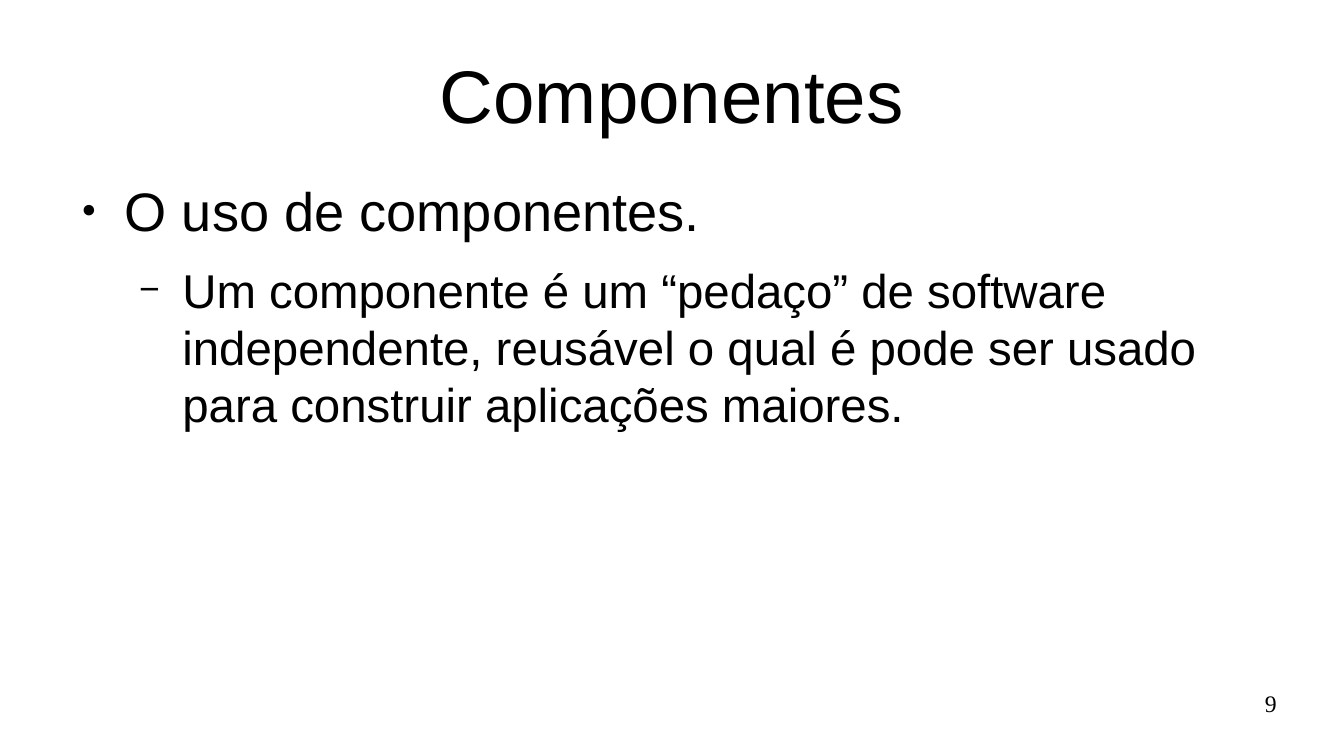
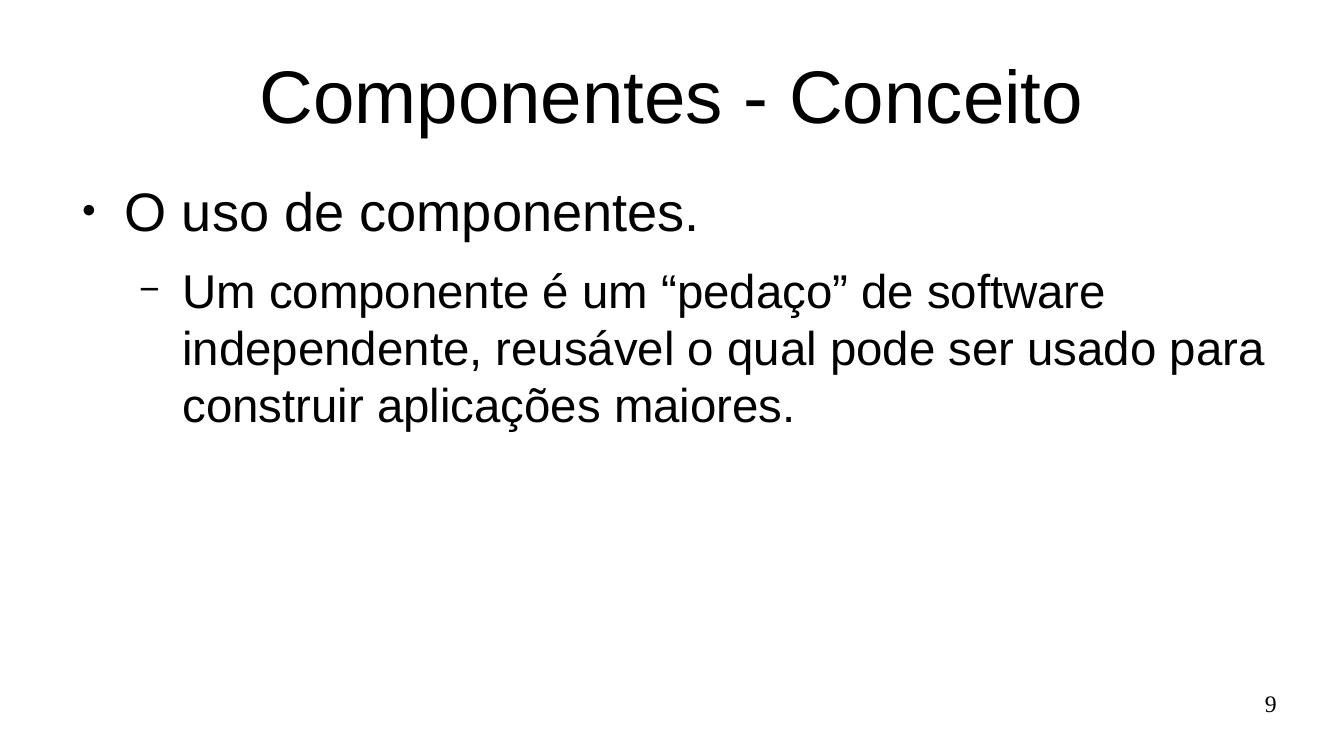
Before and after one commit to Marques-Dev/WEB_2020-1, a slide deck: slide 9 of SLIDES/aula01.odp. Drawn at 1344x756 pixels with LibreOffice and Linux fonts; fonts in the diff are those of the drawing. Boxes give left, top, right and bottom in pixels: in the first picture for what was removed or moved away, otherwise in the second. Text is boxed around its words. In the diff, an @@ line names an element or a change of style, - is before the commit and + after.

Commit message:
componentes da aula 01

```diff
--- a/SLIDES/aula01.odp
+++ b/SLIDES/aula01.odp
@@ title at [259, 69, 1083, 137]: text changed @@
-Componentes
+Componentes - Conceito
@@ text at [182, 273, 1265, 431]: text changed @@
-  − Um componente é um “pedaço” de software independente, reusável o qual é pode ser usado para construir aplicações maiores.
+  − Um componente é um “pedaço” de software independente, reusável o qual pode ser usado para construir aplicações maiores.
```
Also in this commit, not shown: 8 other slides changed, 24 slides added, 22 slides removed, 8 other files.
